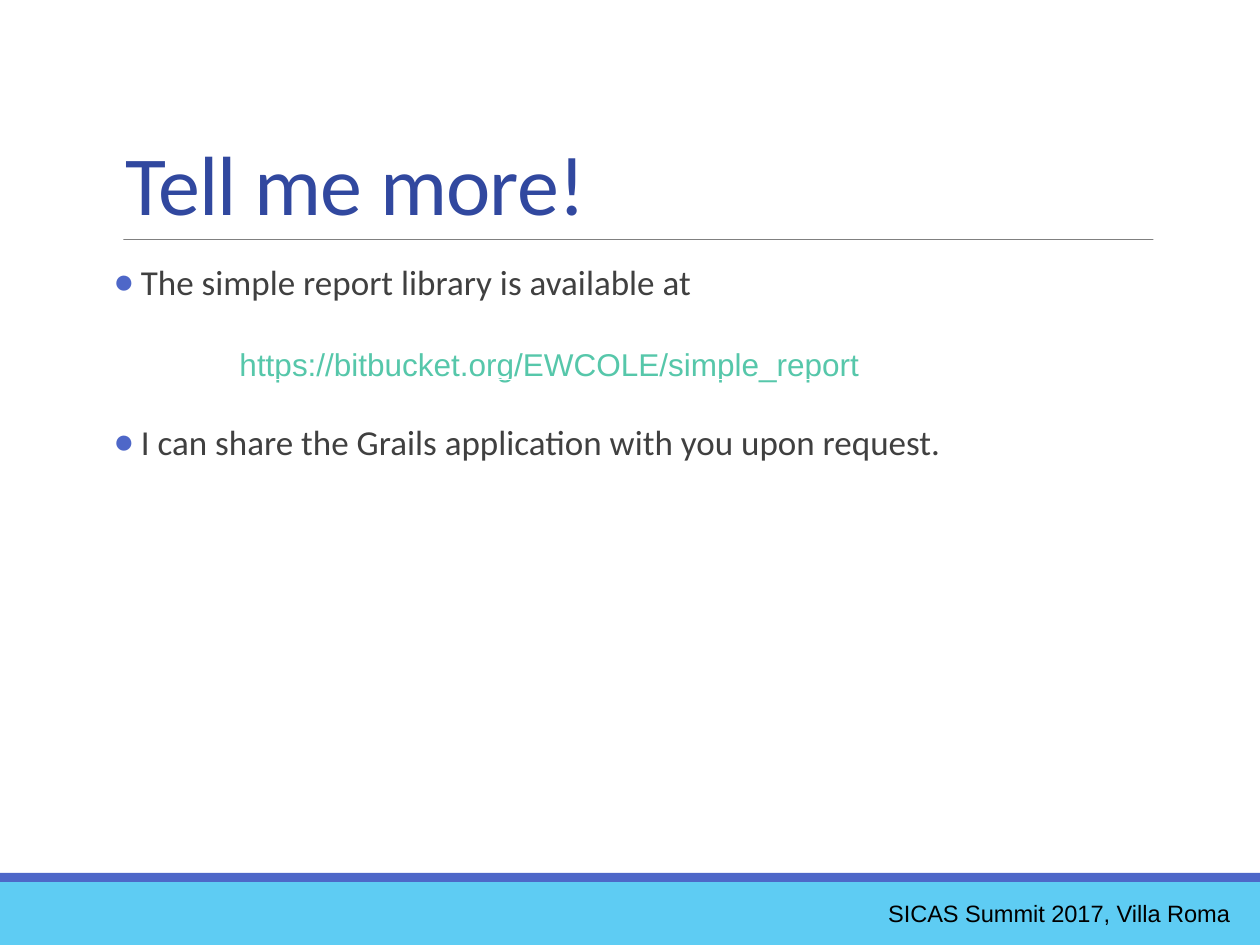
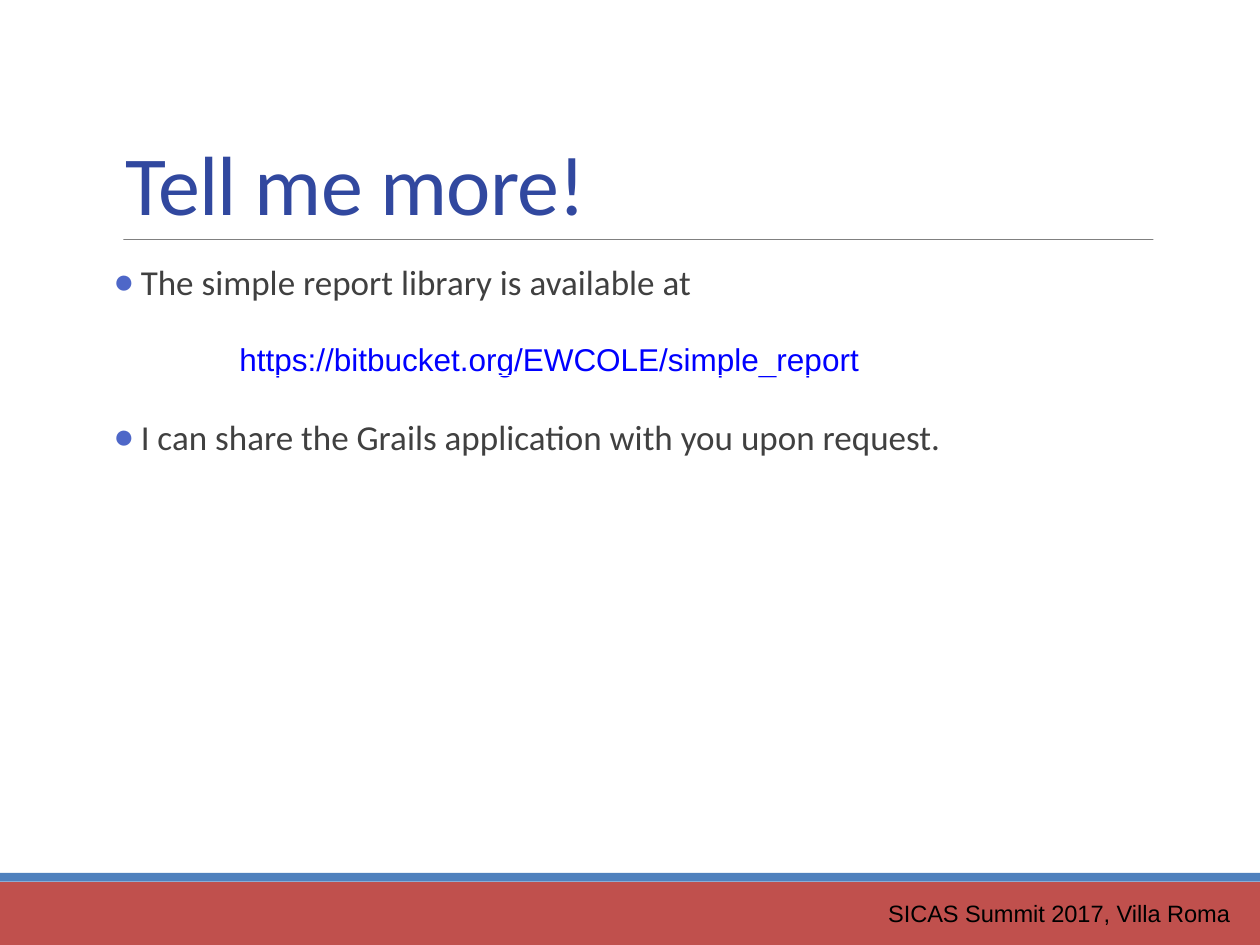
Before and after one commit to ewcole/simple_report, a slide deck: slide 41 of docs/SICAS_2017/Cole_Drop-In Reporting with Groovy.pptx. Drawn at 1260x945 pixels with LibreOffice and Linux fonts; fonts in the diff are those of the drawing. Boxes give left, top, right and bottom in pixels: in the first picture for what was removed or moved away, otherwise in the second. Text is boxed around its words. In the diff, an @@ line names an element or a change of style, - is before the commit and + after.

```diff
--- a/docs/SICAS_2017/Cole_Drop-In Reporting with Groovy.pptx
+++ b/docs/SICAS_2017/Cole_Drop-In Reporting with Groovy.pptx
@@ text at [239,348,858,377]: text colour #56C7AA to #0000FF in "https://bitbucket.org/EWCOLE/simple_report" @@
@@ rectangle at [0,882,1260,945]: fill #5ECCF3 to #C0504D @@
@@ rectangle at [0,873,1260,882]: fill #4E67C8 to #4F81BD @@
```
Also in this commit, not shown: 45 other slides changed, 1 other file.
